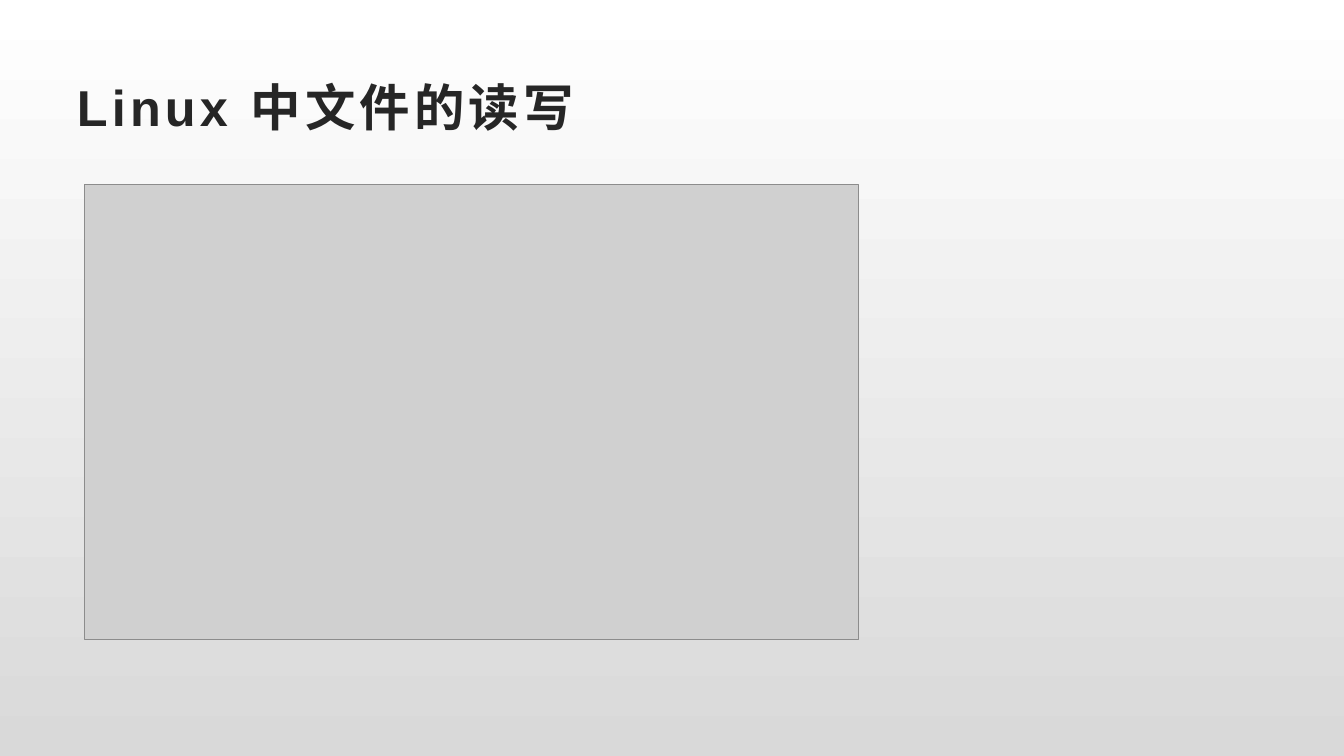
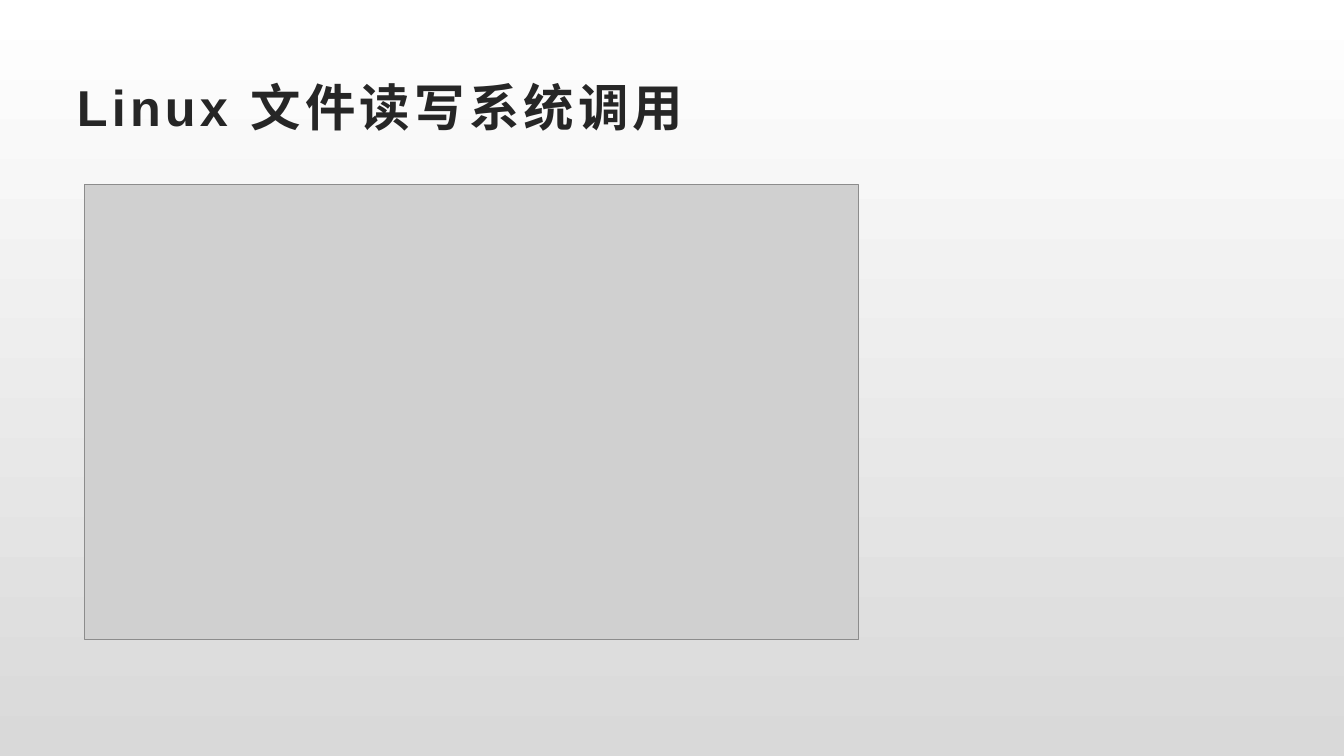
Before and after one commit to yuandaimaahao/AndroidFrameworkTutorial, a slide deck: slide 4 of 3.学穿Binder篇/ppt与思维导图/学习 Binder 的预备知识2.pptx. Drawn at 1344x756 pixels with LibreOffice and Linux fonts; fonts in the diff are those of the drawing; grey boxes stand for pictures. Boxes give left, top, right and bottom in pixels: in the first picture for what was removed or moved away, otherwise in the second. Text is boxed around its words. In the diff, an @@ line names an element or a change of style, - is before the commit and + after.

```diff
--- a/3.学穿Binder篇/ppt与思维导图/学习 Binder 的预备知识2.pptx
+++ b/3.学穿Binder篇/ppt与思维导图/学习 Binder 的预备知识2.pptx
@@ title at (x1=77, y1=83, x2=683, y2=131): text changed @@
-Linux 中文件的读写
+Linux 文件读写系统调用
```
Also in this commit, not shown: 1 other slide changed, 45 other files.
